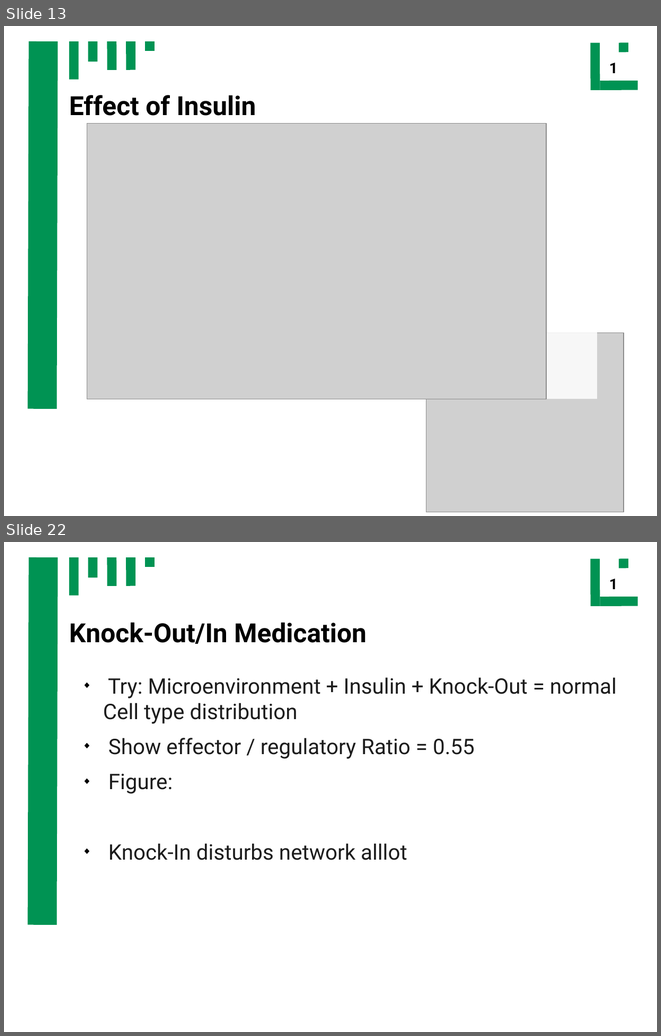
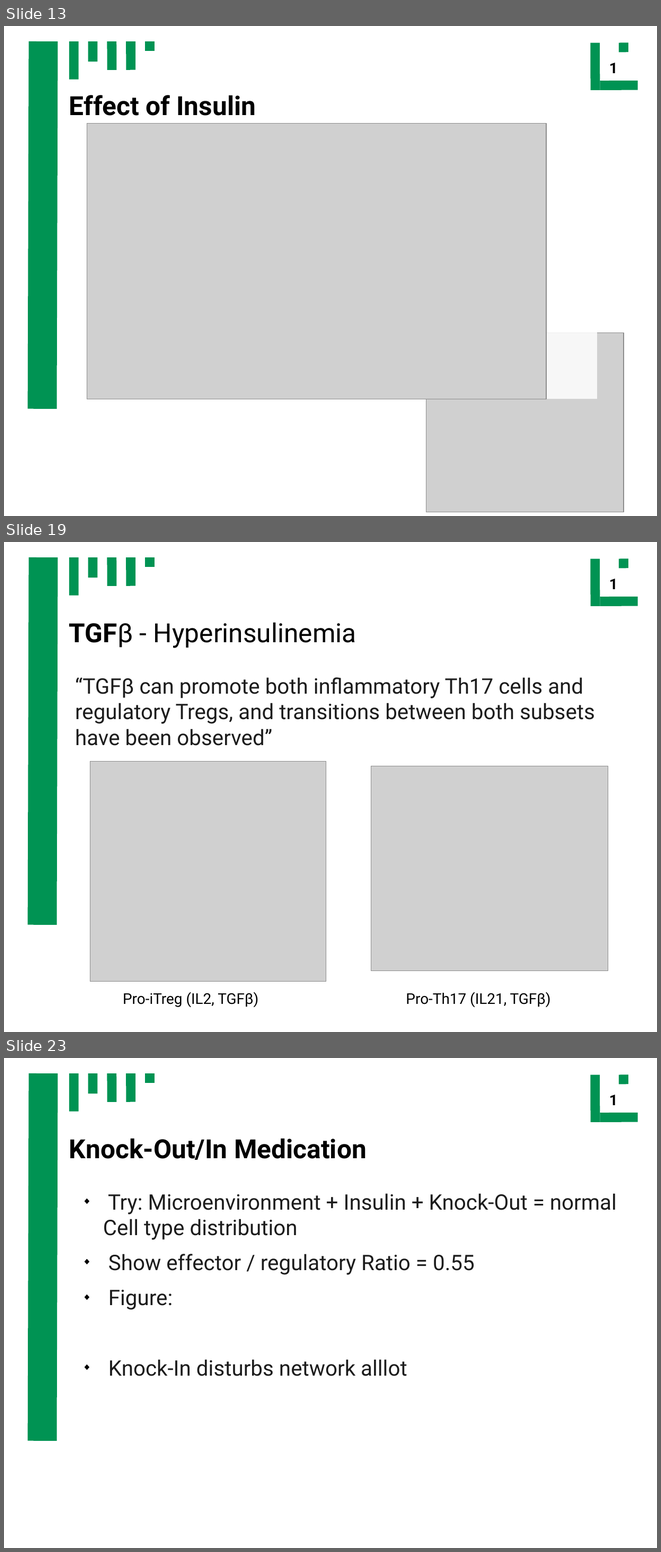
Before and after one commit to ch4perone/HaveFunWithSysBio, a slide deck: presentation.odp. Shown one above the other, each under a label of ours: slides 13 and 22 before the commit, slides 13, 19 and 23 after it; the slides between them are not shown. The pictures are 661x1036 and 661x1552 pixels, drawn with LibreOffice and Linux fonts; fonts in the diff are those of the drawing; grey boxes stand for pictures. Boxes give left, top, right and bottom in pixels: in the first picture for what was removed or moved away, otherwise in the second. Text is boxed around its words. In the diff, an @@ line names an element or a change of style, - is before the commit and + after.

```diff
--- a/presentation.odp
+++ b/presentation.odp
@@ slide 19 added at [4, 542, 657, 1032], background #FFFFFF; not listed: 10 template elements that a slide beside it also shows @@
@@ title added at [69, 622, 356, 648], 32 pt, text #000000 @@
+TGFβ - Hyperinsulinemia
@@ text added at [75, 677, 595, 746], 26 pt, text #1C1C1C @@
+“TGFβ can promote both inflammatory Th17 cells and regulatory Tregs, and transitions between both subsets have been observed”
@@ picture added at [90, 761, 326, 982] @@
@@ picture added at [371, 766, 608, 971] @@
@@ text added at [123, 992, 258, 1007], 18 pt, text #000000 @@
+Pro-iTreg (IL2, TGFβ)
@@ text added at [406, 992, 551, 1007], 18 pt, text #000000 @@
+Pro-Th17 (IL21, TGFβ)
@@ what was slide 22 is now slide 23 @@
```
Also in this commit, not shown: 5 slides changed, 3 other slides added, 2 slides removed, 1 other file.
